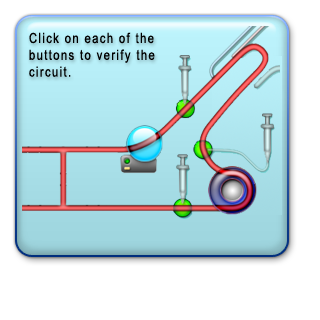
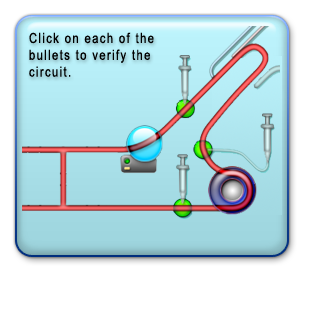
Layered file, before and after one edit (320x320). Changes by layer:
renamed "Click on each of the buttons" to "Click on each of the bullets", painted on it over [43, 49, 155, 67]
